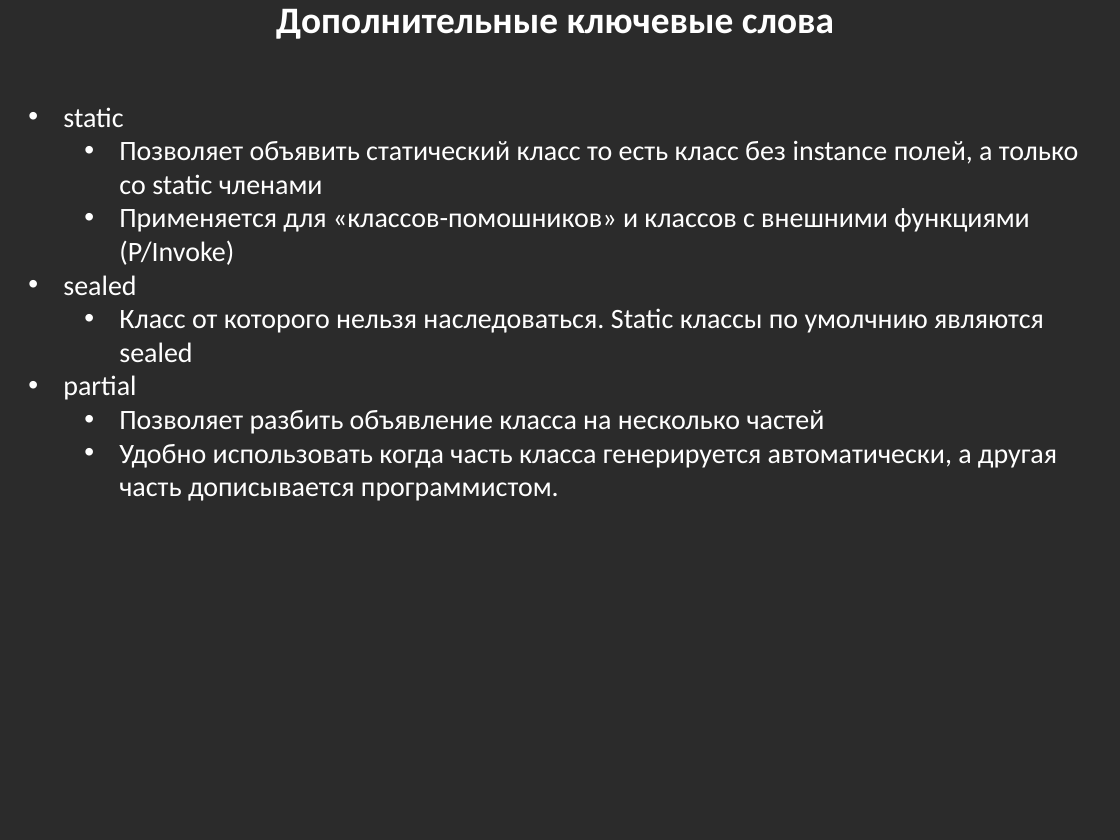
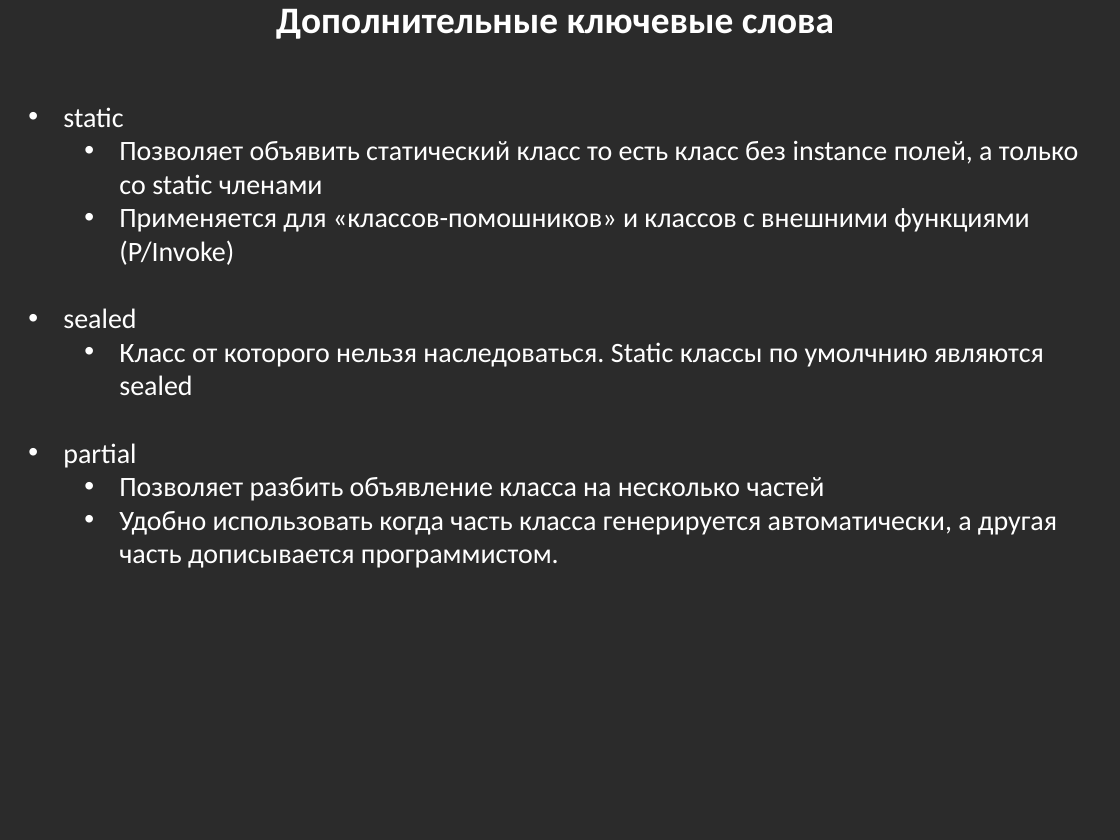
Before and after one commit to bazile/Training, a slide deck: slide 26 of Presentation/lesson-02-oop.pptx (slide 25 before the commit). Drawn at 1120x840 pixels with LibreOffice and Linux fonts; fonts in the diff are those of the drawing; background and template pictures are left out; a plain dark background stands for a picture behind light text. Boxes give left, top, right and bottom in pixels: in the first picture for what was removed or moved away, otherwise in the second. Text is boxed around its words. In the diff, an @@ line names an element or a change of style, - is before the commit and + after.

```diff
--- a/Presentation/lesson-02-oop.pptx
+++ b/Presentation/lesson-02-oop.pptx
@@ text "static" rewrapped from (63,107,1079,501) to (63,107,1079,568) @@
```
Also in this commit, not shown: 2 other slides changed, 1 slide added, 1 other file.
